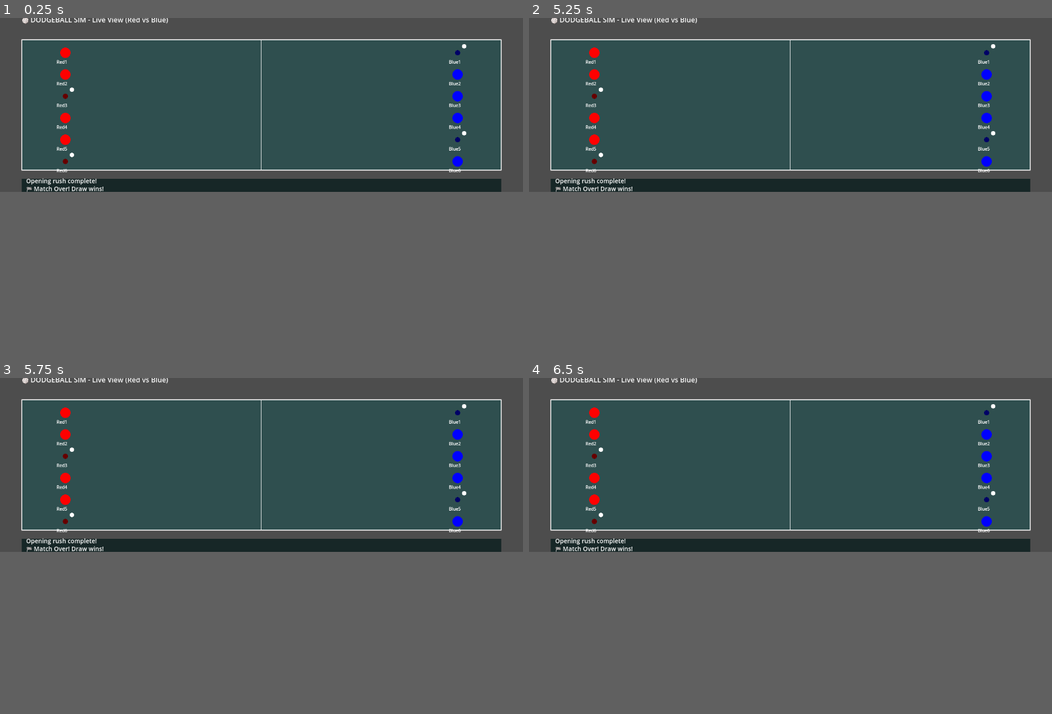
Above: before the commit, frames 1-4 (two rows, left to right).
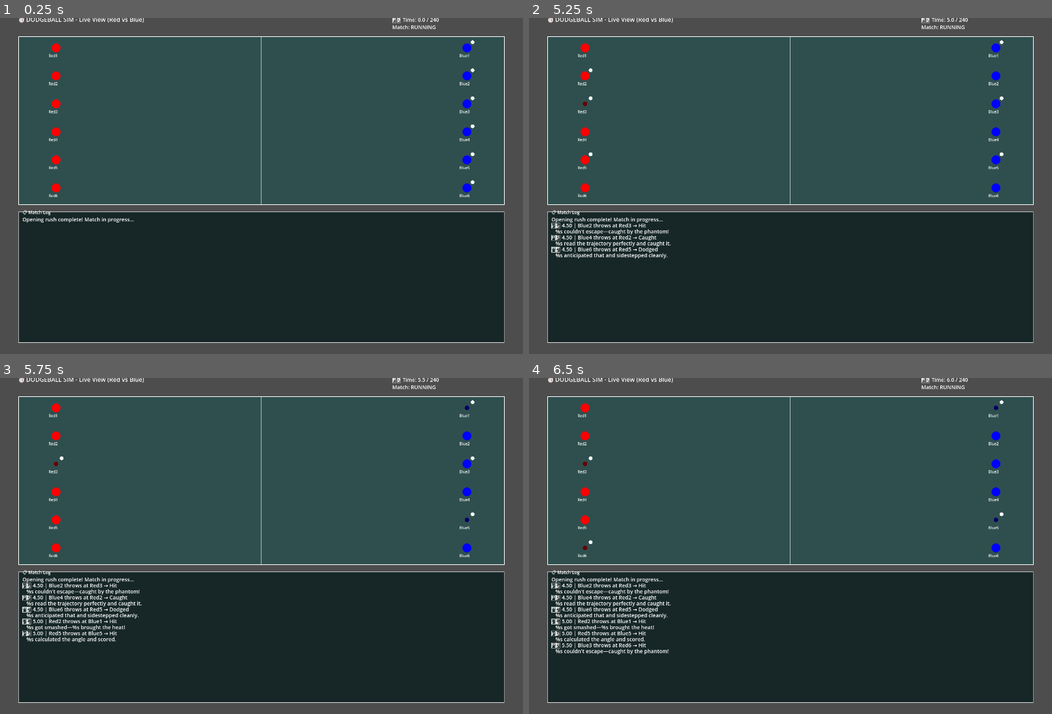
Above: after the commit, the same moments.

Repository: Klutzleo/dodgeball-sim
Game: Godot game, scene res://Main.tscn
Two runs of this game, one before a commit and one after it. Both use one fixed random seed, a clock stepped at 60 frames per second and the inputs below.
Inputs (mouse positions are in pixels of both pictures, inside the frame that each line leads up to):
- Up to frame 1 (0.25 s): no input
- Up to frame 2 (5.25 s): tap Enter at 0.5, 2, 3.5 s; move the mouse to (905, 95) at 0.52 s; click (905, 95) at 0.67 s; tap Space at 1.25, 2.75, 4.25 s; move the mouse to (685, 112) at 1.27 s; click (685, 112) at 1.42 s; move the mouse to (842, 65) at 2.02 s; click (842, 65) at 2.17 s; move the mouse to (764, 138) at 2.77 s; click (764, 138) at 2.92 s; move the mouse to (947, 132) at 3.52 s; click (947, 132) at 3.67 s; move the mouse to (633, 78) at 4.27 s; click (633, 78) at 4.42 s; move the mouse to (816, 105) at 5.02 s; click (816, 105) at 5.17 s
- Up to frame 3 (5.75 s): no input
- Up to frame 4 (6.5 s): move the mouse to (712, 421) at 5.77 s; click (712, 421) at 5.92 s
In our replay, the window is 800x266 before the commit and 800x514 after it. These sizes can differ from the game's own. Grey fills any space a smaller window leaves; there, only what the larger window draws over its background counts as a difference.

The runs differ from the first frame. In frame 1, 22% of the frame differs, in the area x 0-100%, y 0-100%; in frame 2, 23%; in frame 3, 23%; in frame 4, 23%.

Commit message:
game time

Diff:
--- a/project.godot
+++ b/project.godot
@@ -14,3 +14,9 @@
 run/main_scene="res://Main.tscn"
 config/features=PackedStringArray("4.5", "Forward Plus")
 config/icon="res://icon.svg"
+
+[window]
+
+window/size/viewport_width=1400
+window/size/viewport_height=900
+window/size/resizable=true
--- a/scripts/GameUI.gd
+++ b/scripts/GameUI.gd
@@ -3,31 +3,43 @@
 
 var match_engine: MatchEngine
 var players: Array = []
-var screen_width: float = 1200
-var screen_height: float = 400
+var screen_width: float = 1400
+var screen_height: float = 900
 var court_margin: float = 50
 var court_left: float = court_margin
 var court_right: float = screen_width - court_margin
 var court_top: float = court_margin
-var court_bottom: float = screen_height - court_margin
+var court_bottom: float = 500  # Leave room for console below
 
 var ui_font: Font
 var ui_font_size: int = 14
 
 # Live console for match output
 var console_lines: Array = []
-var max_console_lines: int = 8
+var max_console_lines: int = 15  # Show more lines
+var console_scroll: float = 0.0  # Scroll position
 
 # Player visual positions (for court display)
 var player_positions: Dictionary = {}
 
+# Real-time match state
+var match_running: bool = false
+var match_time: float = 0.0
+var dev_mode: bool = true  # Set to false for official 6-min halves, true for 2-min halves
+var max_match_time: float = 240.0 if dev_mode else 720.0  # 2-min halves (dev) or 6-min halves (official)
+var time_step: float = 0.5  # Seconds per simulation step
+var accumulated_time: float = 0.0
+
 func _ready():
-	set_process(false)  # Will start after match init
+	set_process(true)
 	ui_font = ThemeDB.fallback_font
 	ui_font_size = 14
 
 	# Create match engine
 	match_engine = MatchEngine.new()
+
+	# Set up callback so match logs go to screen
+	match_engine.ui_callback = Callable(self, "add_console_line")
 
 	# Initialize players
 	initialize_teams()
@@ -89,8 +101,8 @@
 		player_positions[blue_team[i].name] = Vector2(blue_x, court_top + 30 + i * y_spacing)
 
 func start_match():
-	set_process(true)
-	print("🎮 Match starting! Watch the court above.")
+	var mode_str = "DEV (2-min halves)" if dev_mode else "OFFICIAL (6-min halves)"
+	print("🎮 Match starting! %s..." % mode_str)
 
 	if players.is_empty():
 		print("❌ No players initialized!")
@@ -98,16 +110,11 @@
 		return
 
 	match_engine.simulate_opening_rush(players)
-	add_console_line("Opening rush complete!")
-
-	var winner = match_engine.simulate_match(360.0, 0.5)
-	var summary = match_engine.generate_match_summary(match_engine.rounds)
-	var mvp = match_engine.detect_mvp(summary)
-
-	add_console_line("🏁 Match Over! %s wins!" % winner)
-	add_console_line("🏅 MVP: %s" % mvp["name"])
-
-	match_engine.print_match_summary(summary)
+	add_console_line("Opening rush complete! Match in progress...")
+
+	match_running = true
+	match_time = 0.0
+	accumulated_time = 0.0
 
 func add_console_line(line: String):
 	console_lines.append(line)
@@ -148,15 +155,110 @@
 		draw_string(ui_font, pos + Vector2(-20, 25), label, HORIZONTAL_ALIGNMENT_CENTER, -1, 10)
 
 	# Console output at bottom
-	draw_rect(Rect2(court_left, court_bottom + 20, court_right - court_left, 150), Color.BLACK.lerp(Color.DARK_SLATE_GRAY, 0.5))
-	var console_y = court_bottom + 30
-	for line in console_lines:
-		draw_string(ui_font, Vector2(court_left + 10, console_y), line, HORIZONTAL_ALIGNMENT_LEFT, -1, ui_font_size)
-		console_y += 18
+	var console_height = 350
+	var console_x = court_left
+	var console_y_top = court_bottom + 20
+
+	# Background
+	draw_rect(Rect2(console_x, console_y_top, court_right - court_left, console_height), Color.BLACK.lerp(Color.DARK_SLATE_GRAY, 0.5))
+	draw_rect(Rect2(console_x, console_y_top, court_right - court_left, console_height), Color.WHITE, false, 1.0)
+
+	# Title
+	draw_string(ui_font, Vector2(console_x + 10, console_y_top + 5), "📋 Match Log", HORIZONTAL_ALIGNMENT_LEFT, -1, 12)
+
+	# Calculate scrollable area
+	var _console_content_width = court_right - court_left - 30  # Leave room for scrollbar
+	var console_content_height = console_height - 25
+	var line_height = 16.0
+	var max_visible_lines = int(console_content_height / line_height)
+	var total_lines_height = float(console_lines.size() * line_height)
+
+	# Auto-scroll to bottom
+	if total_lines_height > console_content_height:
+		console_scroll = max(0, total_lines_height - console_content_height)
+	else:
+		console_scroll = 0
+
+	# Draw console lines with clipping
+	var start_line = int(console_scroll / line_height)
+	var console_y = console_y_top + 25 - int(console_scroll) % int(line_height)
+
+	for i in range(start_line, min(start_line + max_visible_lines + 1, console_lines.size())):
+		if i < console_lines.size():
+			draw_string(ui_font, Vector2(console_x + 10, console_y), console_lines[i], HORIZONTAL_ALIGNMENT_LEFT, -1, ui_font_size)
+			console_y += int(line_height)
+
+	# Draw scrollbar
+	if total_lines_height > console_content_height:
+		var scrollbar_x = court_right - 15
+		var scrollbar_height = console_content_height
+		var scroll_thumb_height = max(20.0, (console_content_height * console_content_height) / total_lines_height)
+		var scroll_thumb_pos = (console_scroll / total_lines_height) * (scrollbar_height - scroll_thumb_height)
+
+		# Scrollbar background
+		draw_rect(Rect2(scrollbar_x, console_y_top + 25, 10, scrollbar_height), Color.DARK_GRAY)
+		# Scrollbar thumb
+		draw_rect(Rect2(scrollbar_x, console_y_top + 25 + scroll_thumb_pos, 10, scroll_thumb_height), Color.GRAY)
 
 	# Title & instructions
 	draw_string(ui_font, Vector2(court_left, 10), "🏐 DODGEBALL SIM - Live View (Red vs Blue)", HORIZONTAL_ALIGNMENT_LEFT, -1, 16)
 
-func _process(_delta):
-	# Console is populated by match callbacks via add_console_line
-	pass
+	# Timer display
+	var time_str = "⏱️ Time: %.1f / %.0f" % [match_time, max_match_time]
+	var status_str = "Match: %s" % ("RUNNING" if match_running else "ENDED")
+	draw_string(ui_font, Vector2(court_right - 300, 10), time_str, HORIZONTAL_ALIGNMENT_LEFT, -1, 14)
+	draw_string(ui_font, Vector2(court_right - 300, 30), status_str, HORIZONTAL_ALIGNMENT_LEFT, -1, 14)
+
+func _process(delta):
+	if not match_running:
+		return
+
+	# Accumulate real time
+	accumulated_time += delta
+
+	# Step the simulation when enough real time has passed
+	while accumulated_time >= time_step and match_time <= max_match_time:
+		accumulated_time -= time_step
+
+		# Run one step of the match
+		match_engine.simulate_reaction_queue(match_time)
+		match_time += time_step
+
+		# Check win condition
+		var alive_teams := {}
+		for p in players:
+			if p.alive:
+				alive_teams[p.team] = true
+
+		if alive_teams.size() < 2:
+			end_match(alive_teams.keys()[0] if alive_teams.size() > 0 else "Draw")
+			return
+
+	# Check time limit
+	if match_time >= max_match_time:
+		end_match("Draw")
+
+	queue_redraw()
+
+func _input(event):
+	"""Handle mouse wheel for scrolling"""
+	if event is InputEventMouseButton:
+		if event.button_index == MOUSE_BUTTON_WHEEL_DOWN:
+			console_scroll += 50
+			queue_redraw()
+		elif event.button_index == MOUSE_BUTTON_WHEEL_UP:
+			console_scroll = max(0, console_scroll - 50)
+			queue_redraw()
+
+func end_match(winner: String):
+	match_running = false
+	var summary = match_engine.generate_match_summary(match_engine.rounds)
+	var mvp = match_engine.detect_mvp(summary)
+
+	add_console_line("🏁 Match Over! %s wins!" % winner)
+	add_console_line("🏅 MVP: %s" % mvp["name"])
+
+	print("\n==================================================")
+	print("MATCH COMPLETE")
+	print("==================================================")
+	match_engine.print_match_summary(summary)
--- a/scripts/MatchEngine.gd
+++ b/scripts/MatchEngine.gd
@@ -6,6 +6,15 @@
 var rounds: Array = []
 var turn_count: int = 0
 var rng := RandomNumberGenerator.new()
+
+# 🧩 UI Callback for live logging
+var ui_callback: Callable = Callable()  # Will be set by GameUI
+
+func log_action(msg: String):
+	"""Log action to console and UI if callback is set"""
+	print(msg)
+	if ui_callback.is_valid():
+		ui_callback.call(msg)
 
 # 🧩 Opening Rush
 func simulate_opening_rush(players: Array) -> void:
@@ -75,19 +84,48 @@
 func generate_commentary(round: MatchRound) -> String:
 	var key = "%s_%s" % [round.outcome, round.target.archetype]
 	var templates = {
+		# Dodged outcomes
 		"Dodged_Default": "%s saw it coming and moved fast.",
+		"Dodged_Ghost": "%s melted away like a whisper.",
+		"Dodged_Hothead": "%s spun away with explosive reflexes!",
+		"Dodged_Strategist": "%s anticipated that and sidestepped cleanly.",
+
+		# Caught outcomes
 		"Caught_Default": "%s snatched it mid-air—%s is out.",
+		"Caught_Hothead": "%s lunged and grabbed it—classic hothead reflex.",
+		"Caught_Ghost": "%s materialized to catch it mid-flight.",
+		"Caught_Strategist": "%s read the trajectory perfectly and caught it.",
+
+		# Hit outcomes
 		"Hit_Default": "%s landed the hit—%s is out.",
-		"Dodged_Ghost": "%s melted away like a whisper.",
-		"Caught_Hothead": "%s lunged and grabbed it—classic hothead reflex.",
+		"Hit_Hothead": "%s got smashed—%s brought the heat!",
+		"Hit_Ghost": "%s couldn't escape—caught by the phantom!",
 		"Hit_Strategist": "%s calculated the angle and scored.",
-		"Revived_Default": "%s caught it! %s returns to the fray!"
+
+		# Revived outcomes
+		"Revived_Default": "%s caught it! %s returns to the fray!",
+
+		# Pass outcomes
+		"Pass_Default": "%s passed to %s.",
+
+		# Hold outcomes
+		"Hold_Default": "%s held the ball steady.",
+
+		# Taunt outcomes
+		"Taunt_Default": "%s taunted the other team.",
+
+		# Dodge (self-action) outcomes
+		"Dodge_Default": "%s dodged preemptively."
 	}
+
 	if templates.has(key):
-		return templates[key].format(round.target.name, round.thrower.name)
+		return templates[key].format([round.target.name, round.thrower.name])
 	else:
 		var fallback = "%s_Default" % round.outcome
-		return templates.get(fallback, "A moment passes.").format(round.target.name, round.thrower.name)
+		if templates.has(fallback):
+			return templates[fallback].format([round.target.name, round.thrower.name])
+		else:
+			return "A moment passes."
 
 # 🧩 Clutch Detection
 func detect_clutch(round: MatchRound) -> bool:
@@ -237,8 +275,9 @@
 			round.target_clutch_streak = round.target.clutch_streak
 
 			rounds.append(round)
-			print("⏱️ %.2f | %s throws at %s → %s" % [current_time, p.name, target.name, round.outcome])
-			print("Commentary: %s" % round.commentary)
+			var action_msg = "⏱️ %.2f | %s throws at %s → %s" % [current_time, p.name, target.name, round.outcome]
+			log_action(action_msg)
+			log_action("   %s" % round.commentary)
 
 			# Reset reaction timer
 			var base_time = 6.0
@@ -312,8 +351,9 @@
 	round.target_clutch_streak = round.target.clutch_streak
 
 	rounds.append(round)
-	print("🎯 %.2f | %s throws at %s → %s" % [current_time, p.name, target.name, round.outcome])
-	print("Commentary: %s" % round.commentary)
+	var action_msg = "🎯 %.2f | %s throws at %s → %s" % [current_time, p.name, target.name, round.outcome]
+	log_action(action_msg)
+	log_action("   %s" % round.commentary)
 
 func simulate_pass(p: Player, current_time: float) -> void:
 	var teammate_pool := players.filter(func(t): return t.alive and t.team == p.team and t != p)
